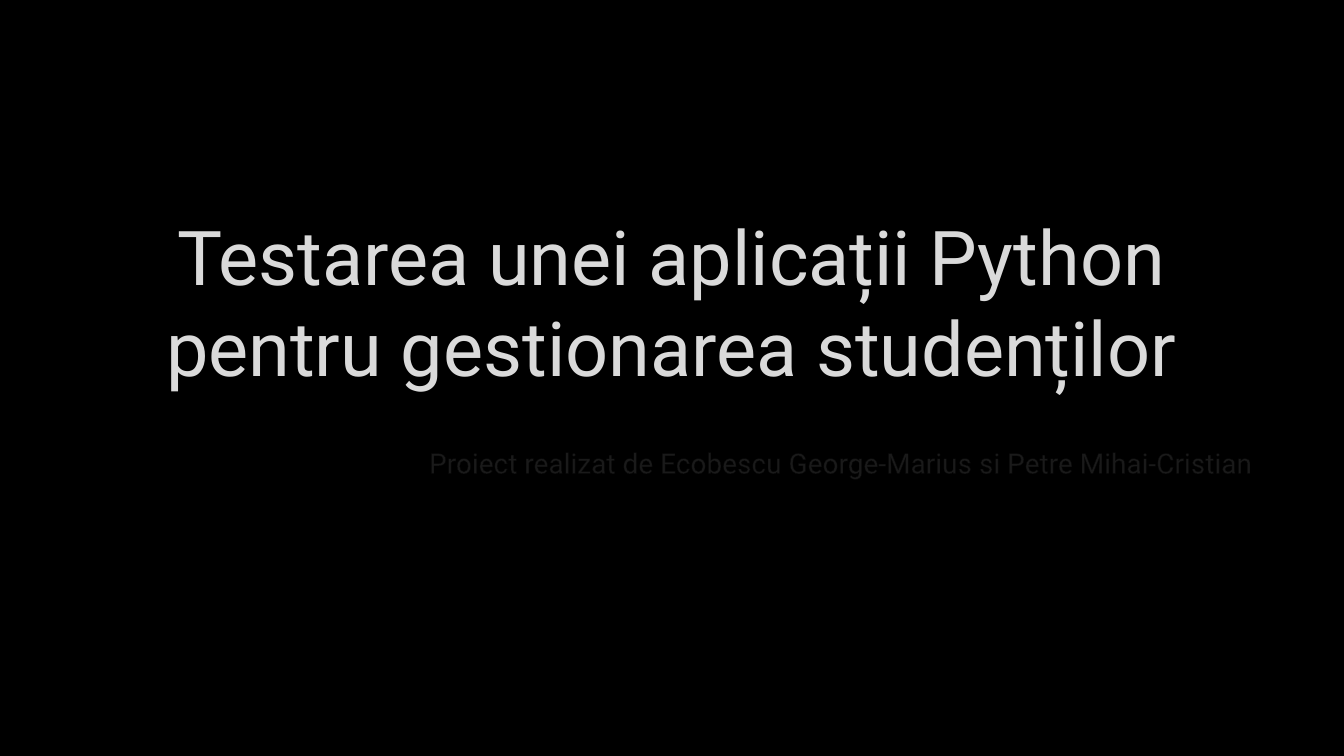
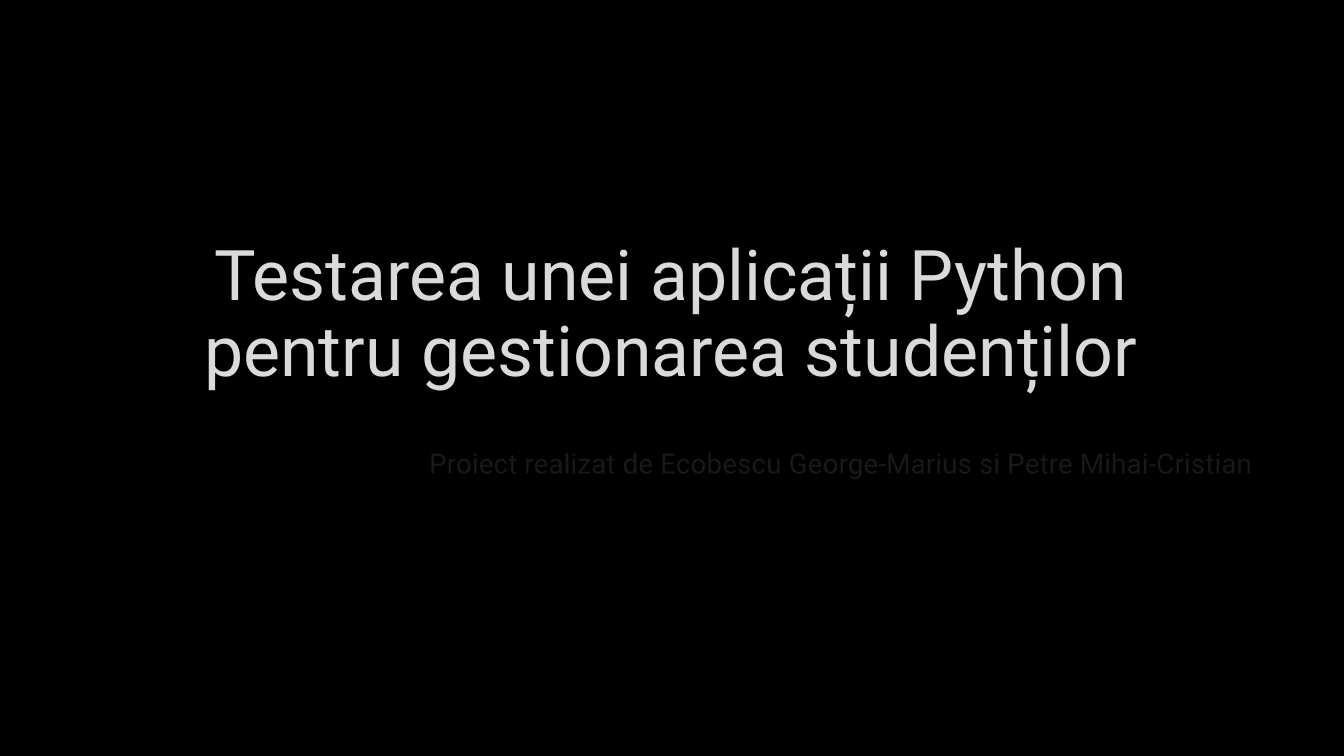
Before and after one commit to Cristi104/TSS-python, a slide deck: slide 1 of docs/Prezentare.pptx. Drawn at 1344x756 pixels with LibreOffice and Linux fonts; fonts in the diff are those of the drawing; background and template pictures are left out. Boxes give left, top, right and bottom in pixels: in the first picture for what was removed or moved away, otherwise in the second. Text is boxed around its words. In the diff, an @@ line names an element or a change of style, - is before the commit and + after.

```diff
--- a/docs/Prezentare.pptx
+++ b/docs/Prezentare.pptx
@@ title "Testarea unei aplicații Python pentru ..." at (x1=204, y1=247, x2=1137, y2=392): size 54 to 50 pt, letter outline #404040 0.75 pt to none; line spacing 1 to 0.9 @@
```
Also in this commit, not shown: 6 other slides changed, 1 slide added, 7 other files.
